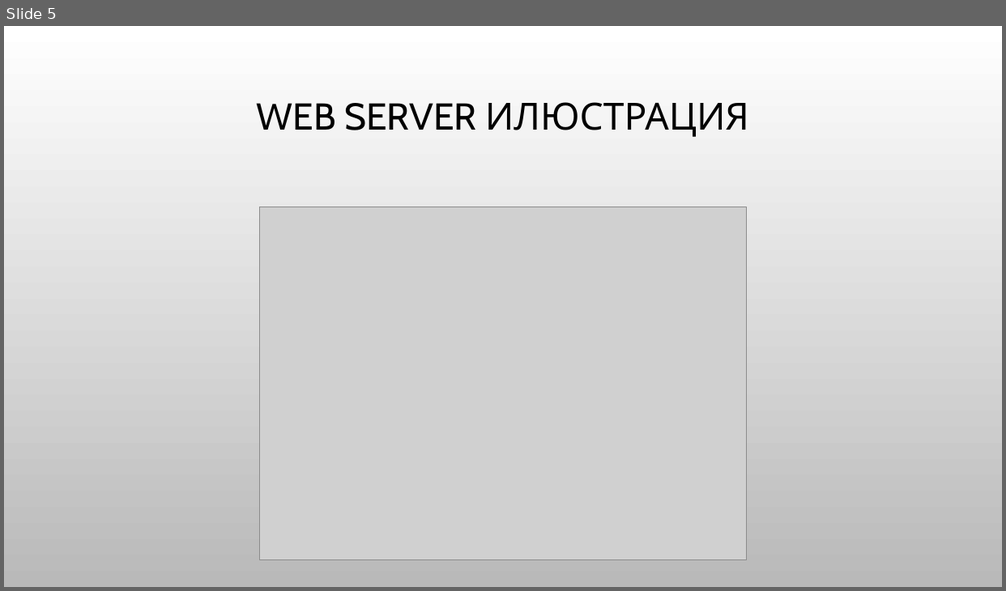
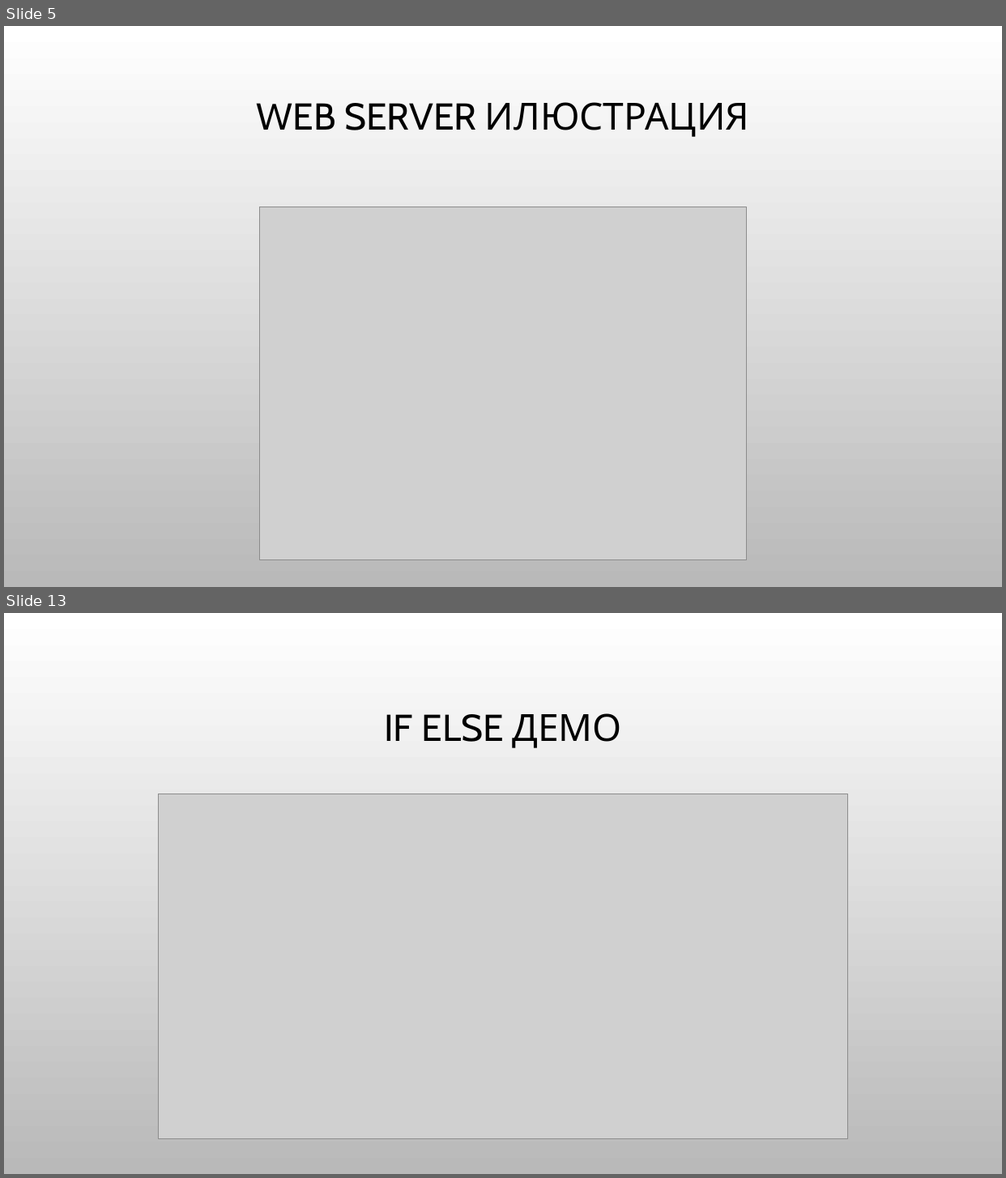
Before and after one commit to Bilyukov/php-mysql-course, a slide deck: 04.php-basics.pptx. Shown one above the other, each under a label of ours: slide 5 before the commit, slides 5 and 13 after it; the slides between them are not shown. The pictures are 1006x591 and 1006x1178 pixels, drawn with LibreOffice and Linux fonts; fonts in the diff are those of the drawing; grey boxes stand for pictures; background and template pictures are left out. Boxes give left, top, right and bottom in pixels: in the first picture for what was removed or moved away, otherwise in the second. Text is boxed around its words. In the diff, an @@ line names an element or a change of style, - is before the commit and + after.

```diff
--- a/04.php-basics.pptx
+++ b/04.php-basics.pptx
@@ slide 13 added at (4,613,1002,1174), background picture (left out) @@
@@ title added at (384,713,622,748), 36 pt, text #000000 @@
+IF ELSE ДЕМО
@@ picture added at (158,794,847,1139) @@
```
Also in this commit, not shown: 1 slide changed, 7 other slides added, 6 other files.
